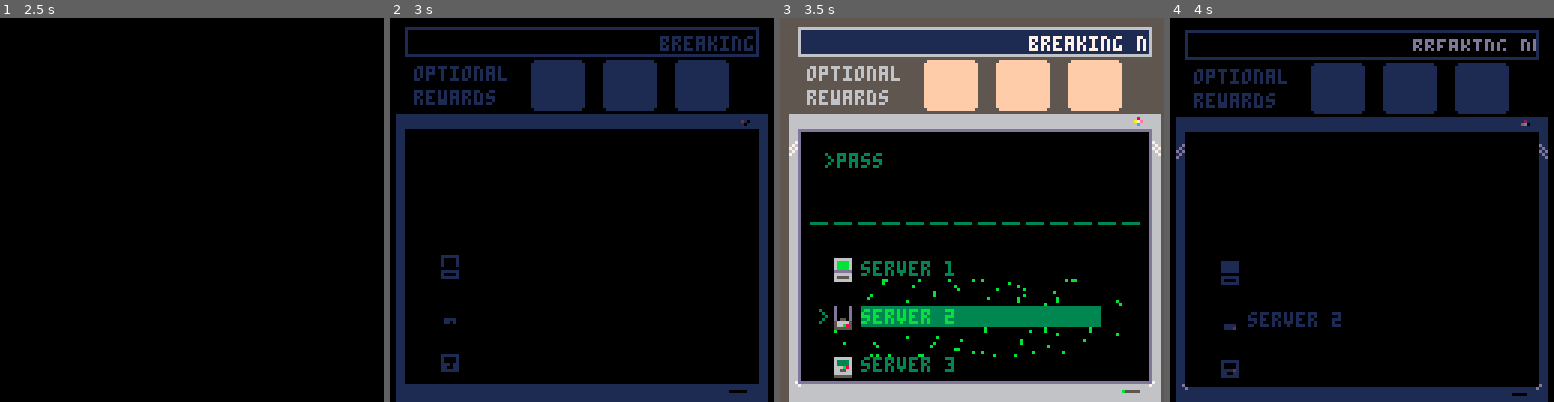
Above: before the commit, frames 1-4 (left to right).
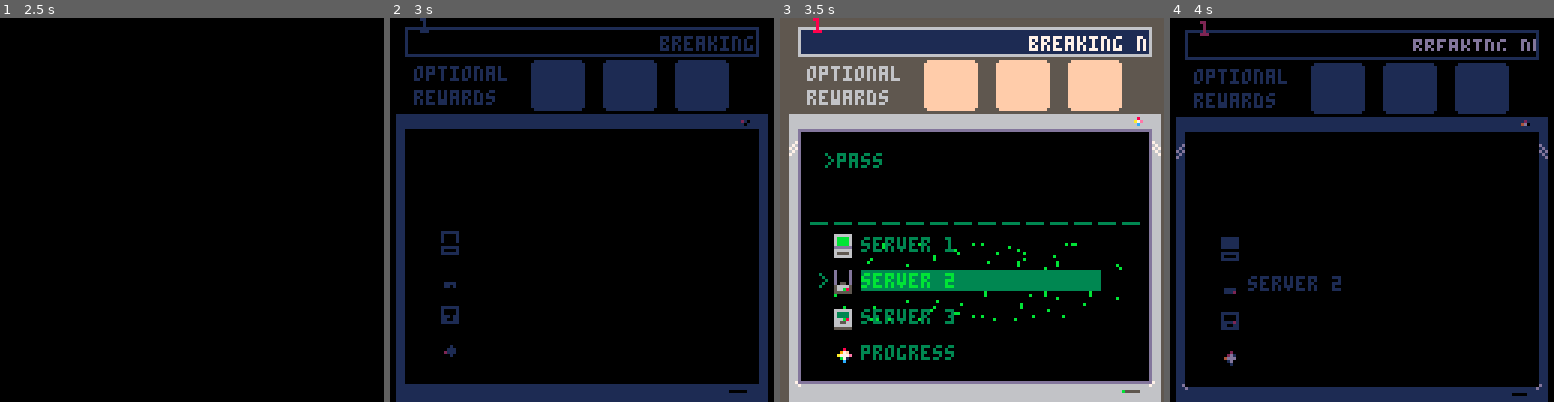
Above: after the commit, the same moments.

Repository: jacobneal65/sokovirus-pico8
Game: PICO-8 cartridge mysoko.p8
Two runs of this game, one before a commit and one after it. Both use one fixed random seed, a clock stepped at 60 frames per second and the inputs below.
Inputs:
- Up to frame 1 (2.5 s): tap O (Z key) at 0.33, 0.7, 1.43, 2.22 s; tap X (X key) at 1.07, 2.07, 2.4 s; hold Left 1.97-2.37 s; hold Down from 2.42 s (still down)
- Up to frame 2 (3 s): tap X (X key) at 2.73 s; release Down at 2.82 s; hold Right from 2.87 s (still down)
- Up to frame 3 (3.5 s): keep holding Right; tap X (X key) at 3.07, 3.4 s; tap O (Z key) at 3.1 s
- Up to frame 4 (4 s): release Right at 3.53 s; hold Up from 3.58 s (still down); tap X (X key) at 3.73 s; tap O (Z key) at 3.98 s

Frame 1 is identical in both runs. In frame 2, 0.7% of the frame differs, in the area x 7-18%, y 0-93%; in frame 3, 10%, in the area x 8-90%, y 0-94%; in frame 4, 1.8%.

Commit message:
prep for new score view

Diff:
--- a/mysoko.p8
+++ b/mysoko.p8
@@ -15,7 +15,7 @@
 	intensity = 0
 	shake_control = 2
 	ground_tile = 49
-	goal_tile = 13
+	goal_tile = 1
 	--game timer
 	t=0
 	fadeperc=1
@@ -23,7 +23,7 @@
 	cam_x,cam_y=0,0
 	p_x,p_y=22,10
 	level=1
-	servertext={"server 1","server 2","server 3"}
+	servertext={"server 1","server 2","server 3","progress"}
 	--normal,squish up,squish right
 	p_anims={112,116,117,118}
 
@@ -58,8 +58,8 @@
 
 	--player location given the level
 
-	boxtles={6,7,8,9,10,11,12}
-	goaltles={22,23,24,25,26,27,28}
+	boxtles={5,6,7,8,9,10,11}
+	goaltles={21,22,23,24,25,26,27}
 
 	dpal={0,1,1,2,1,13,6,4,4,9,3,13,1,13,14}
 
@@ -951,7 +951,7 @@
 function init_hub()
 
 	hubsel=0
-	hub_x, hub_y=0,8*(10+2*hubsel)
+	hub_x, hub_y=0,8*(9+2*hubsel)
 	hub_oy=0
 	cam_x,cam_y=0,0
 	camera(0,0)
@@ -971,19 +971,22 @@
 end
 
 function hubinput()
+	debug[1]=hubsel
 	local _btn=getinput()
 	if _btn==⬆️ then	--up
 		prevhubsel=hubsel
-		hubsel=(hubsel-1)%3
+		hubsel=(hubsel-1)%4
 		sfx(52)--move cursor noise
 		init_hubmove()
 	elseif _btn==⬇️ then--down
 		prevhubsel=hubsel
-		hubsel=(hubsel+1)%3
+		hubsel=(hubsel+1)%4
 		sfx(52)--move cursor noise
 		init_hubmove()
 	elseif _btn==5 then
-		if completedworlds[hubsel+1]==1 then
+		if hubsel == 3 then--go to progress view
+
+		elseif completedworlds[hubsel+1]==1 then
 			sfx(61)--cant choose world
 		else
 			intensity += shake_control--set the camera to shake
@@ -1009,15 +1012,15 @@
 
 function init_hubmove()
 	p_t=0
-	--if we are going from 0->2 or 2->0
-	if prevhubsel + hubsel == 2 then
+	--if we are going from 0->3 or 3->0
+	if prevhubsel + hubsel == 3 and (prevhubsel==0 or hubsel==0) then
 		hub_oy=0
 		p_t=1
 	else
-		hub_soy=16*(prevhubsel-hubsel)
+		hub_soy=8*(prevhubsel-hubsel)
 		hub_oy=hub_soy
 	end
-	hub_y=8*(10+2*(hubsel))
+	hub_y=8*(9+1.5*hubsel)
 	_upd = upd_hubcursor_loop
 end
 
@@ -1086,16 +1085,18 @@
 		line((1+i)*8+1,64+4,(2+i)*8-2,64+4,3)
 	end
 	rectfill2(2,126,16*8-4,2,6)--lower pc (prevent showing in shake)
-	--draw cursor
+
+	--draw green > cursor
 	add_ani(2,3,3,10, 8,hub_y+hub_oy, false)
 
 	drawmessage()
 	drawparts()--particles
-	--draw rectangle
-	for i=1,3 do
+
+	--selection rectangles
+	for i=1,4 do
 		local t =""
 		local colr=3--dark green
-		local ys=(10+2*(i-1))*8--10,12,14
+		local ys=(8+1.5*i)*8-4--10,12,14
 		if i==(hubsel+1) then
 			colr=11--light green (for text)
 			rectfill2(26,hub_y+hub_oy,80,7,3)
@@ -1103,7 +1104,7 @@
 
 		if completedworlds[i]==1 then
 			--draw server icon
-			drawspr(28+i,16,ys,false)
+			drawspr(27+i,16,ys,false)
 			--draw red cross
 			line(8*2,ys,8*3-1,ys+7,8)
 			line(8*3-1,ys,8*2,ys+7,8)
@@ -1111,7 +1112,7 @@
 			t=" [error 404]"
 		else
 			--draw bounce server icon
-			drawspr(28+i,16,ys+sin(time()),false)
+			drawspr(27+i,16,ys+sin(time()),false)
 		end
 		print(servertext[i]..t,26,ys+1,colr)
 	end
@@ -1467,168 +1468,168 @@
 
 
 __gff__
-0000000001010000000000000000000001010101010100000000000000000000000101010100000000000000000000000100010101000000000000000000000000000000000000000000000000000000000000000000000000000000000000000000000000000000000000000000000000000000000000000000000000000000
+0000000001000000000000000000000001010101010000000000000000000000010101010100000000000000000000000100010101000000000000000000000000000000000000000000000000000000000000000000000000000000000000000000000000000000000000000000000000000000000000000000000000000000
 0000000000000000000000000000000000000000000000000000000000000000000000000000000000000000000000000000000000000000000000000000000000000000000000000000000000000000000000000000000000000000000000000000000000000000000000000000000000000000000000000000000000000000
 __map__
 0000000000000000000000000000000000000000000000000000000000000000000000000000000000000000000000000000000000000000000000000000000000000000000000000000000000000000000000000000000000000000000000000000000000000000000000000000000000000000000000000000000000000000
 0000000000000000000000000000000000000000000000000000000000000000000000000000000000000000000000000000000000000000000000000000000000000000000000000000000000000000000000000000000000000000000000000000000000000000000000000000000000000000000000000000000000000000
 0000000000000000000000000000000000000000000000000000000000000000000000000000000000000000000000000000000000000000000000000000000000000000000000000000000000000000000000000000000000000000000000000000000000000000000000000000000000000000000000000000000000000000
 0000000000000000000000000000000000000000000000000000000000000000000000000000000000000000000000000000000000000000000000000000000000000000000000000000000000000000000000000000000000000000000000000000000000000000000000000000000000000000000000000000000000000000
-1213131313131313131313131313151400121313131313131313131313131315140012131313131313131313131313131514001213131313131313131313131313151400121313131313131313131313131315140012131313131313131313131313131514001213131313131313131313131313151400000000000000000000
-2300000000000000000000000000000400220000000000000000000000000000240022000000000000000000000000000024002200000000000000000000000000002400220000000000000000000000000000240022000000000000000000000000000024002200000000000000000000000000002400000000000000000000
-2200000000000000000000000000002400220000000000000000000000000000240022000000000000000000000000000024002200000000000000000000000000002400220000000000000000000000000000240022000011111111111111110000000024002200000011111111111111111111002400000000000000000000
-2200000000000000000000000000002400220000000000000000000000000000240022000000000000000000000000000024002200000000000000000000000000002400220000000000000000000000000000240022001111313111313131110000000024002200000011313131313131313111002400000000000000000000
-2200000000000000000000000000002400220000000000000000000000000000240022000000000000000000000000000024002200000000000000000000000000002400220000000000000000000000000000240022111131313131310931110000000024002200001111311111111111113111002400000000000000000000
-2200000000000000000000000000002400220000000000000000000000000000240022000000000000000000000000000024002200000000000000000000000000002400220000000000000000000000000000240022113119193111093111110000000024002211111131311111113131113111002400000000000000000000
-2200000000000000000000000000002400220000000000000000000000000000240022000000000000000000000000000024002200000000000000000000000000002400220000000000000000000000000000240022113119311131093131111111000024002211313109313109313109191911002400000000000000000000
-2200000000000000000000000000002400220000000000000000000000000000240022000000000000000000000000000024002200000000000000000000000000002400220000000000000000000000000000240022113119111131311131313111000024002211111131311111313131111111002400000000000000000000
-2200000000000000000000000000002400220000000000000000000000000000240022000000000000000000000000000024002200000000000000000000000000002400220000000000000000000000000000240022111111111131313131093111000024002211111111111111313131311911002400000000000000000000
-2200000000000000000000000000002400220000000000000000000000000000240022000000000000000000000000000024002200000000000000000000000000002400220000000000000000000000000000240022000000001131311111111111000024002200000000000011111111111111002400000000000000000000
-2200000000000000000000000000002400220000000000000000000000000000240022000000000000000000000000000024002200000000000000000000000000002400220000000000000000000000000000240022000000001111111100000000000024002200000000000000000000000000002400000000000000000000
-3233333333333333333333333333053400323333333333333333333333333305340032333333333333333333333333330534003233333333333333333333333333053400323333333333333333333333333305340032333333333333333333333333333334003233333333333333333333333333053400000000000000000000
+1213131313131313131313131313111400121313131313131313131313131311140012131313131313131313131313131114001213131313131313131313131313111400121313131313131313131313131311140012131313131313131313131313131114001213131313131313131313131313111400000000000000000000
+2300000000000000000000000000000400230000000000000000000000000000040023000000000000000000000000000004002300000000000000000000000000000400230000000000000000000000000000040023000000000000000000000000000004002300000000000000000000000000000400000000000000000000
+2200000000000000000000000000002400220000000000000000000000000000240022000000000000000000000000000024002200000000000000000000000000002400220000000000000000000000000000240022000020202020202020200000000024002200000020202020202020202020002400000000000000000000
+2200000000000000000000000000002400220000000000000000000000000000240022000000000000000000000000000024002200000000000000000000000000002400220000000000000000000000000000240022002020313120313131200000000024002200000020313131313131313120002400000000000000000000
+2200000000000000000000000000002400220000000000000000000000000000240022000000000000000000000000000024002200000000000000000000000000002400220000000000000000000000000000240022202031313131310931200000000024002200002020312020202020203120002400000000000000000000
+2200000000000000000000000000002400220000000000000000000000000000240022000000000000000000000000000024002200000000000000000000000000002400220000000000000000000000000000240022203119193120093120200000000024002220202031312020203131203120002400000000000000000000
+2200000000000000000000000000002400220000000000000000000000000000240022000000000000000000000000000024002200000000000000000000000000002400220000000000000000000000000000240022203119312031093131202020000024002220313109313109313109191920002400000000000000000000
+2200000000000000000000000000002400220000000000000000000000000000240022000000000000000000000000000024002200000000000000000000000000002400220000000000000000000000000000240022203119202031312031313120000024002220202031312020313131202020002400000000000000000000
+2200000000000000000000000000002400220000000000000000000000000000240022000000000000000000000000000024002200000000000000000000000000002400220000000000000000000000000000240022202020202031313131093120000024002220202020202020313131311920002400000000000000000000
+2200000000000000000000000000002400220000000000000000000000000000240022000000000000000000000000000024002200000000000000000000000000002400220000000000000000000000000000240022000000002031312020202020000024002200000000000020202020202020002400000000000000000000
+2200000000000000000000000000002400220000000000000000000000000000240022000000000000000000000000000024002200000000000000000000000000002400220000000000000000000000000000240022000000002020202000000000000024002200000000000000000000000000002400000000000000000000
+3233333333333333333333333333213400323333333333333333333333333321340032333333333333333333333333332134003233333333333333333333333333213400323333333333333333333333333321340032333333333333333333333333332134003233333333333333333333333333213400000000000000000000
 0000000000000000000000000000000000000000000000000000000000000000000000000000000000000000000000000000000000000000000000000000000000000000000000000000000000000000000000000000000000000000000000000000000000000000000000000000000000000000000000000000000000000000
 0000000000000000000000000000000000000000000000000000000000000000000000000000000000000000000000000000000000000000000000000000000000000000000000000000000000000000000000000000000000000000000000000000000000000000000000000000000000000000000000000000000000000000
 0000000000000000000000000000000000000000000000000000000000000000000000000000000000000000000000000000000000000000000000000000000000000000000000000000000000000000000000000000000000000000000000000000000000000000000000000000000000000000000000000000000000000000
 0000000000000000000000000000000000000000000000000000000000000000000000000000000000000000000000000000000000000000000000000000000000000000000000000000000000000000000000000000000000000000000000000000000000000000000000000000000000000000000000000000000000000000
-1213131313131313131313131313151400121313131313131313131313131315140012131313131313131313131313131514001213131313131313131313131313151400121313131313131313131313131315140012131313131313131313131313131514001213131313131313131313131313151400000000000000000000
-2200000000001111111111000000002400220000001111111111111100000000240022000030303030303000000000000024002200000000000000000000000000002400220000003030303000000000000000240022000000000000000000000000000024002200000000000000000000000000002400000000000000000000
-2200000000001131313111000000002400220000001131313131311111000000240022000030313131313000000000000024002200003030303030000000000000002400220000003031313030303000000000240022303030303000000030303000000024002200000000000000000000000000002400000000000000000000
-22000000111111310831110000000024002200000011310818081831110000002400220000303130301a303030300000002400220000303131313030000000000000240022000000301b3130311b30000000002400223031311c3000003031313000000024002200000000000000000000000000002400000000000000000000
-22000000113131310831110000000024002200000011311808180831110000002400220000303131310a3131313000000024002230303031300a313030303030300024002200000030310b1b0b313000000000240022301c0c31303030310c1c3030300024002200000000000000000000000000002400000000000000000000
-22000000113131310831110000000024002200000011310818081831110000002400220000303030301a303031300000002400223031313130313131311a1a1a300024002200000030310b310b3130000000002400223031310c3131310c31313131300024002200000000000000000000000000002400000000000000000000
-22000000111111311811110000000024002200000011311808180831110000002400220000303131310a31313130000000240022303131310a310a3031303030300024002200000030310b1b0b313000000000240022301c0c31303030310c1c3031300024002200000000000000000000000000002400000000000000000000
-22000000000011311811000000000024002200000011111111111111110000002400220000303130301a303030300000002400223030303030303131313000000000240022000000301b3130311b30000000002400223031311c3000003031313131300024002200000000000000000000000000002400000000000000000000
-22000000000011311811000000000024002200000000000000000000000000002400220000303131310a3131300000000024002200000000003030303030000000002400220000003031313030303000000000240022303130313000000030303030300024002200000000000000000000000000002400000000000000000000
-2200000000001111111100000000002400220000000000000000000000000000240022000030303030313131300000000024002200000000000000000000000000002400220000003030303000000000000000240022303131313000000000000000000024002200000000000000000000000000002400000000000000000000
+1213131313131313131313131313111400121313131313131313131313131311140012131313131313131313131313131114001213131313131313131313131313111400121313131313131313131313131311140012131313131313131313131313131114001213131313131313131313131313111400000000000000000000
+2300000000002020202020000000000400230000002020202020202000000000040023000030303030303000000000000004002300000000000000000000000000000400230000003030303000000000000000040023000000000000000000000000000004002300000000000000000000000000000400000000000000000000
+2200000000002031313120000000002400220000002031313131312020000000240022000030313131313000000000000024002200003030303030000000000000002400220000003031313030303000000000240022303030303000000005303000000024002200000000000000000000000000002400000000000000000000
+22000000202020310831200000000024002200000020310818081831200000002400220000303130301a303030300000002400220000303131313030000000000000240022000000301b3130311b3000000000240022303131153000003031313000000024002200000000000000000000000000002400000000000000000000
+22000000203131310831200000000024002200000020311808180831200000002400220000303131310a3131313000000024002230303031300a313030303030300024002200000030310b1b0b313000000000240022301505313030303105153030300024002200000000000000000000000000002400000000000000000000
+22000000203131310831200000000024002200000020310818081831200000002400220000303030301a303031300000002400223031313130313131311a1a1a300024002200000030310b310b313000000000240022303131053131310531313131300024002200000000000000000000000000002400000000000000000000
+22000000202020311820200000000024002200000020311808180831200000002400220000303131310a31313130000000240022303131310a310a3031303030300024002200000030310b1b0b313000000000240022301505313030303105153031300024002200000000000000000000000000002400000000000000000000
+22000000000020311820000000000024002200000020202020202020200000002400220000303130301a303030300000002400223030303030303131313000000000240022000000301b3130311b3000000000240022303131153000003031313131300024002200000000000000000000000000002400000000000000000000
+22000000000020311820000000000024002200000000000000000000000000002400220000303131310a3131300000000024002200000000003030303030000000002400220000003031313030303000000000240022303130313000000030303030300024002200000000000000000000000000002400000000000000000000
+2200000000002020202000000000002400220000000000000000000000000000240022000030303030313131300000000024002200000000000000000000000000002400220000003030303000000000000000240022303131313000000000000000000024002200000000000000000000000000002400000000000000000000
 2200000000000000000000000000002400220000000000000000000000000000240022000000000030303030300000000024002200000000000000000000000000002400220000000000000000000000000000240022303030303000000000000000000024002200000000000000000000000000002400000000000000000000
-3233333333333333333333333333053400323333333333333333333333333305340032333333333333333333333333330534003233333333333333333333333333053400323333333333333333333333333305340032333333333333333333333333330534003233333333333333333333333333053400000000000000000000
-…(130 lines of a section not shown)…
+3233333333333333333333333333213400323333333333333333333333333321340032333333333333333333333333332134003233333333333333333333333333213400323333333333333333333333333321340032333333333333333333333333332134003233333333333333333333333333213400000000000000000000
+…(130 lines of a section not shown)…
Not shown, changed: 24 lines of the sprite sheet (__gfx__) section of mysoko.p8
